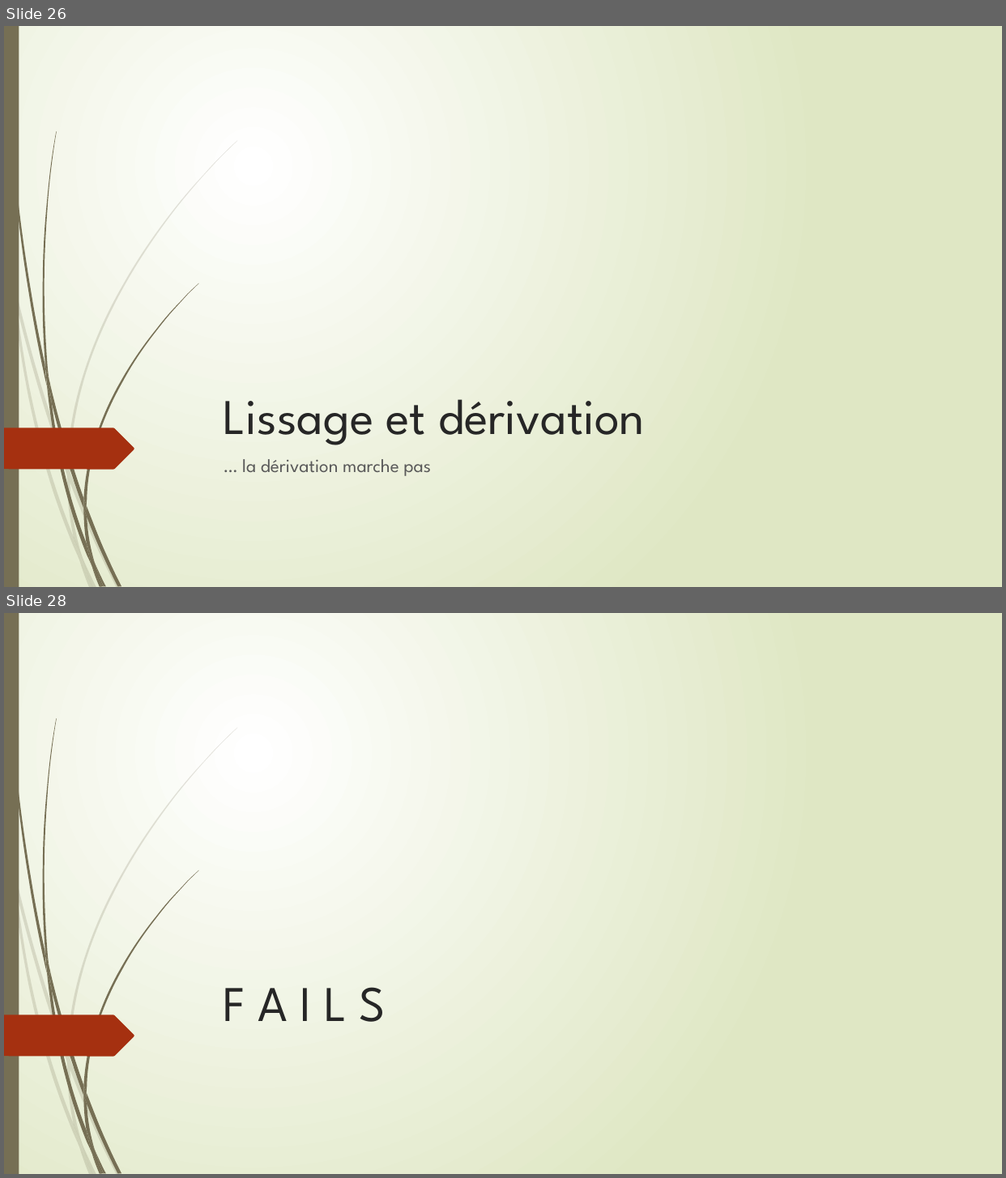
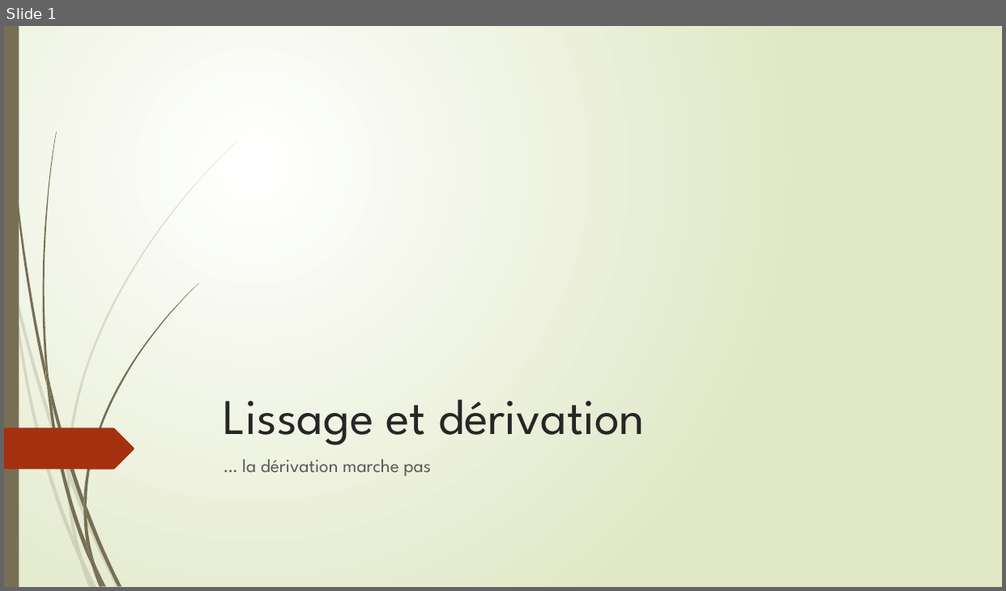
Before and after one commit to Poroing/CrowdDeplacementOptimisation, a slide deck: Présentation/thibaylt.pptm. Shown one above the other, each under a label of ours: slides 26 and 28 before the commit, slide 1 after it; the slides between them are not shown. The pictures are 1006x1178 and 1006x591 pixels, drawn with LibreOffice and Linux fonts; fonts in the diff are those of the drawing. Boxes give left, top, right and bottom in pixels: in the first picture for what was removed or moved away, otherwise in the second. Text is boxed around its words. In the diff, an @@ line names an element or a change of style, - is before the commit and + after.

```diff
--- a/Présentation/thibaylt.pptm
+++ b/Présentation/thibaylt.pptm
@@ slide 28 removed at (4,613,1002,1174), background gradient #FFFFFF to #DFE8C4; not listed: 24 template elements that a slide beside it also shows @@
@@ title removed at (224,987,385,1022) @@
-F A I L S
@@ what was slide 26 is now slide 1 @@
```
Also in this commit, not shown: 14 slides added, 31 other slides removed, 1 other file.
